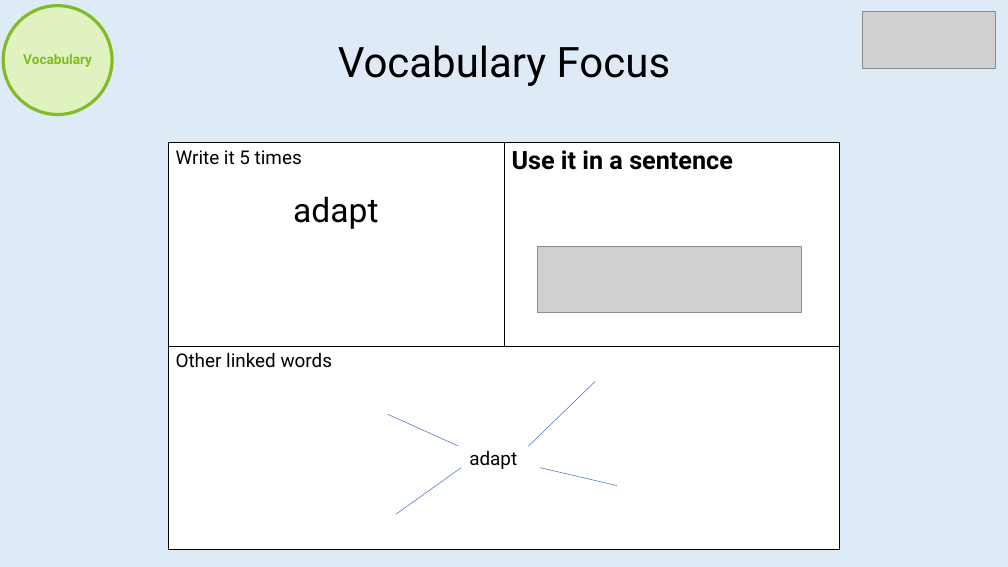
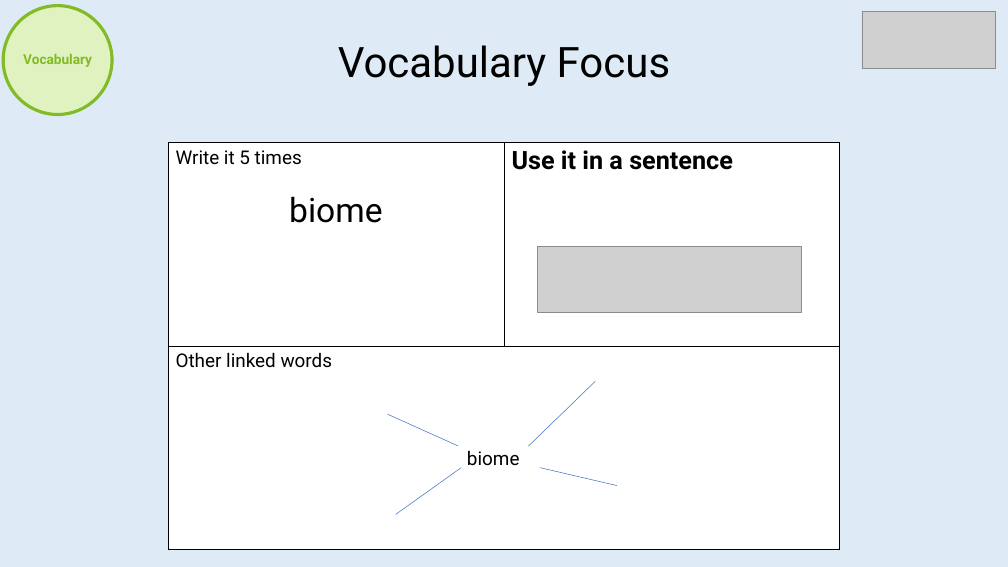
Before and after one commit to imcl75/claude_files, a slide deck: slide 12 of Reading/BeingAReader_Template.pptx. Drawn at 1008x567 pixels with LibreOffice and Linux fonts; fonts in the diff are those of the drawing; grey boxes stand for pictures. Boxes give left, top, right and bottom in pixels: in the first picture for what was removed or moved away, otherwise in the second. Text is boxed around its words. In the diff, an @@ line names an element or a change of style, - is before the commit and + after.

```diff
--- a/Reading/BeingAReader_Template.pptx
+++ b/Reading/BeingAReader_Template.pptx
@@ table at (168,143,839,550) @@
-row 1, column 1: Write it 5 times / adapt
+row 1, column 1: Write it 5 times / biome
@@ text at (467,450,520,466): text changed @@
-adapt
+biome
```
Also in this commit, not shown: 14 other slides changed.
